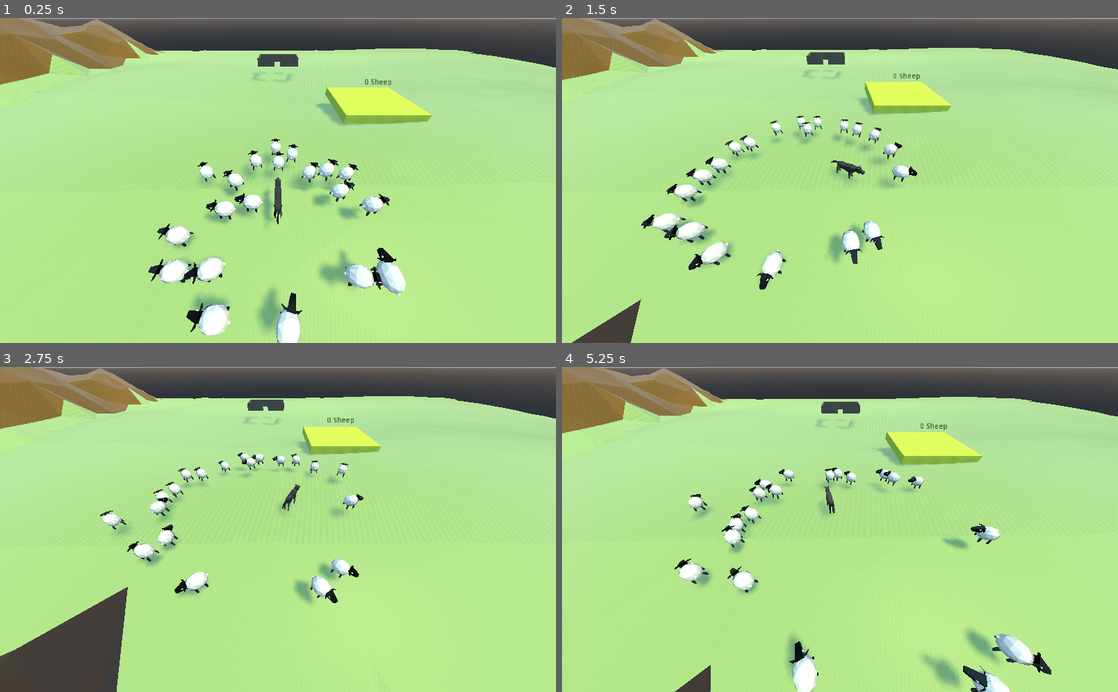
Above: before the commit, frames 1-4 (two rows, left to right).
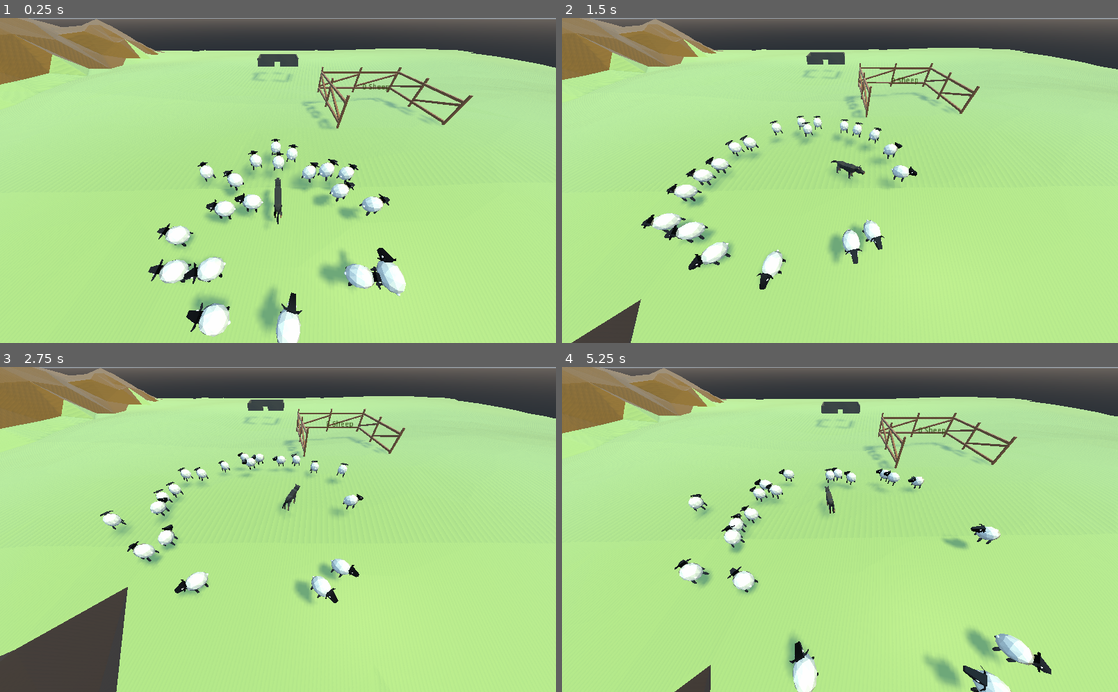
Above: after the commit, the same moments.

Repository: panic-fennecs/ideal-garbanzo
Game: Godot game, scene res://Main.tscn
Two runs of this game, one before a commit and one after it. Both use one fixed random seed, a clock stepped at 60 frames per second and the inputs below.
Inputs (mouse positions are in pixels of both pictures, inside the frame that each line leads up to):
- Up to frame 1 (0.25 s): no input
- Up to frame 2 (1.5 s): move the mouse to (962, 164) at 0.52 s; click (962, 164) at 0.67 s; drag from (728, 196) to (812, 245) at 1.27 s
- Up to frame 3 (2.75 s): move the mouse to (333, 458) at 2.02 s; click (333, 458) at 2.17 s
- Up to frame 4 (5.25 s): drag from (812, 594) to (673, 480) at 2.77 s; move the mouse to (1006, 578) at 3.52 s; click (1006, 578) at 3.67 s; drag from (673, 480) to (756, 448) at 4.27 s; move the mouse to (867, 529) at 5.02 s; click (867, 529) at 5.17 s

The runs differ from the first frame. In frame 1, 2.7% of the frame differs, in the area x 40-86%, y 14-60%; in frame 2, 2.0%; in frame 3, 1.7%; in frame 4, 2.4%.

Commit message:
add fence for end zone

Diff:
--- a/EndZone.tscn
+++ b/EndZone.tscn
@@ -1,20 +1,11 @@
-[gd_scene load_steps=5 format=2]
+[gd_scene load_steps=4 format=2]
 
 [ext_resource path="res://EndZone.gd" type="Script" id=1]
 [ext_resource path="res://Label3D.gd" type="Script" id=2]
-
-[sub_resource type="CubeMesh" id=1]
-
-[sub_resource type="SpatialMaterial" id=2]
-albedo_color = Color( 0.839216, 0.980392, 0.337255, 1 )
+[ext_resource path="res://Fence.tscn" type="PackedScene" id=3]
 
 [node name="EndZone" type="Spatial"]
-transform = Transform( 10, 0, 0, 0, 1, 0, 0, 0, 10, 0, -0.6, 0 )
 script = ExtResource( 1 )
-
-[node name="MeshInstance" type="MeshInstance" parent="."]
-mesh = SubResource( 1 )
-material/0 = SubResource( 2 )
 
 [node name="Label3D" type="Spatial" parent="."]
 transform = Transform( 1, 0, 0, 0, 1, 0, 0, 0, 1, 0, 4.85529, 0 )
@@ -33,3 +24,5 @@
 __meta__ = {
 "_edit_use_anchors_": false
 }
+
+[node name="Fence" parent="." instance=ExtResource( 3 )]
--- /dev/null
+++ b/Fence.tscn
@@ -0,0 +1,23 @@
+[gd_scene load_steps=2 format=2]
+
+[ext_resource path="res://FenceModel.tscn" type="PackedScene" id=1]
+
+[node name="Fence" type="Spatial"]
+
+[node name="FenceModel3" parent="." instance=ExtResource( 1 )]
+transform = Transform( -6.99002e-05, 0, -0.999999, 0, 1, 0, 0.999999, 0, -6.99002e-05, -12.0758, 0, 0.0014115 )
+
+[node name="FenceModel4" parent="." instance=ExtResource( 1 )]
+transform = Transform( -6.99002e-05, 0, -0.999999, 0, 1, 0, 0.999999, 0, -6.99002e-05, -12.075, 0, -12.0678 )
+
+[node name="FenceModel5" parent="." instance=ExtResource( 1 )]
+transform = Transform( -0.999982, 0, 0.00568955, 0, 1, 0, -0.00568955, 0, -0.999982, -0.0297069, 0, -12.154 )
+
+[node name="FenceModel6" parent="." instance=ExtResource( 1 )]
+transform = Transform( -0.999982, 0, 0.00568955, 0, 1, 0, -0.00568955, 0, -0.999982, 12.0393, 0, -12.0853 )
+
+[node name="FenceModel7" parent="." instance=ExtResource( 1 )]
+transform = Transform( 0.00575945, 0, 0.999981, 0, 1, 0, -0.999981, 0, 0.00575945, 12.1146, 0, -0.102168 )
+
+[node name="FenceModel8" parent="." instance=ExtResource( 1 )]
+transform = Transform( 0.00575945, 0, 0.999981, 0, 1, 0, -0.999981, 0, 0.00575945, 12.0451, 0, 11.9668 )
--- a/FenceModel.tscn
+++ b/FenceModel.tscn
@@ -77,6 +77,9 @@
 "vertex_count": 24
 }
 
+[sub_resource type="BoxShape" id=6]
+extents = Vector3( 1, 1.05445, 1 )
+
 [node name="FenceModel" type="Spatial"]
 
 [node name="Cube" type="MeshInstance" parent="."]
@@ -103,3 +106,9 @@
 transform = Transform( 5.98874, -0.0546144, 0, -1.60468, -0.203824, 0, 0, 0, -0.211014, 6, 3.38353, 0 )
 mesh = SubResource( 5 )
 material/0 = null
+
+[node name="StaticBody" type="StaticBody" parent="."]
+
+[node name="CollisionShape" type="CollisionShape" parent="StaticBody"]
+transform = Transform( 6.23999, 0, 0, 0, 6.19835, 0, 0, 0, 1, 6.00006, 3.91547, 0 )
+shape = SubResource( 6 )
--- a/Main.gd
+++ b/Main.gd
@@ -9,7 +9,10 @@
 		var s = SheepScene.instance()
 		s.translate(Vector3((randf()-0.5)*20.0, 1, (randf()-0.5)*20.0))
 		add_child(s)
-		s.init(Vector2(26.0, -34), Vector2(26, -23))
+		var end_pos = $"EndZone".global_transform.origin
+		end_pos = Vector2(end_pos.x, end_pos.z)
+		print(end_pos)
+		s.init(end_pos, end_pos + Vector2(0, 11))
 		sheep.append(s)
 
 func _ready():
--- a/Main.tscn
+++ b/Main.tscn
@@ -82,5 +82,5 @@
 shadow_enabled = true
 
 [node name="EndZone" parent="." instance=ExtResource( 5 )]
-transform = Transform( 10, 0, 0, 0, 1, 0, 0, 0, 10, 25.9566, -0.6, -33.9842 )
+transform = Transform( 1, 0, 0, 0, 1, 0, 0, 0, 1, 25.9566, -1.61004, -33.9842 )
 [connection signal="clicked" from="Ground" to="Dog" method="_on_Ground_clicked"]
Not shown: 1 places in FenceModel.tscn that only renumber resources
